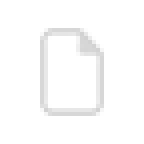
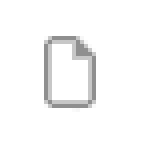
Revision of a layered 144px x 144px image; what changed, layer by layer:
"Layer 4": opacity 20% → 50%, painted on it over [left=40, top=28, right=104, bottom=116]
